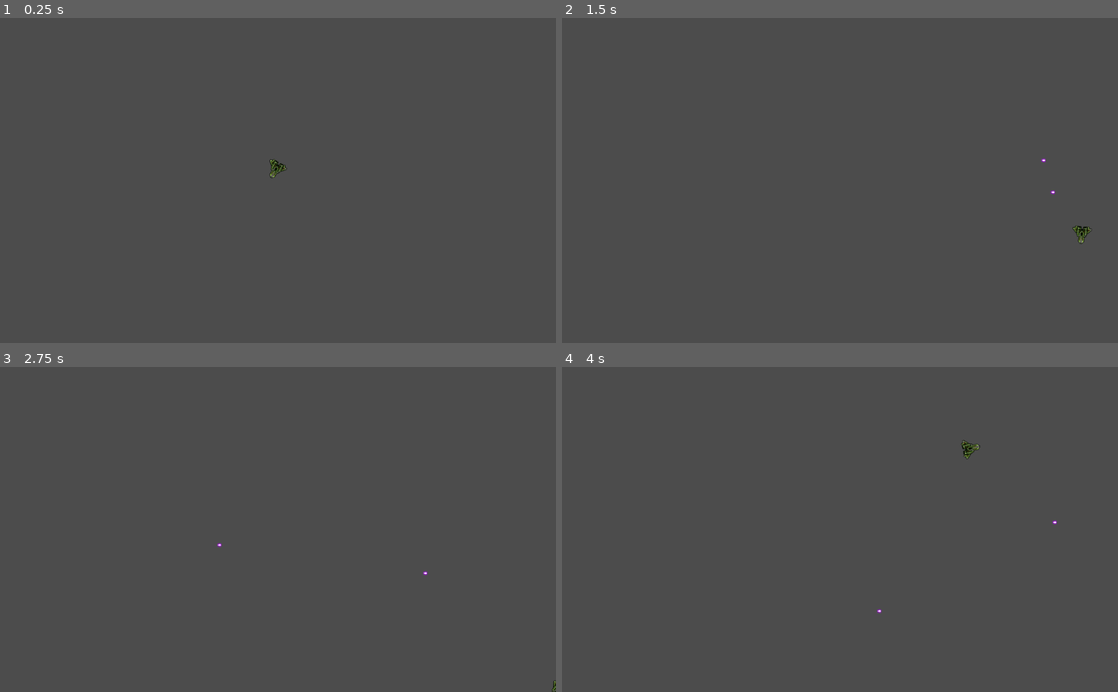
Above: before the commit, frames 1-4 (two rows, left to right).
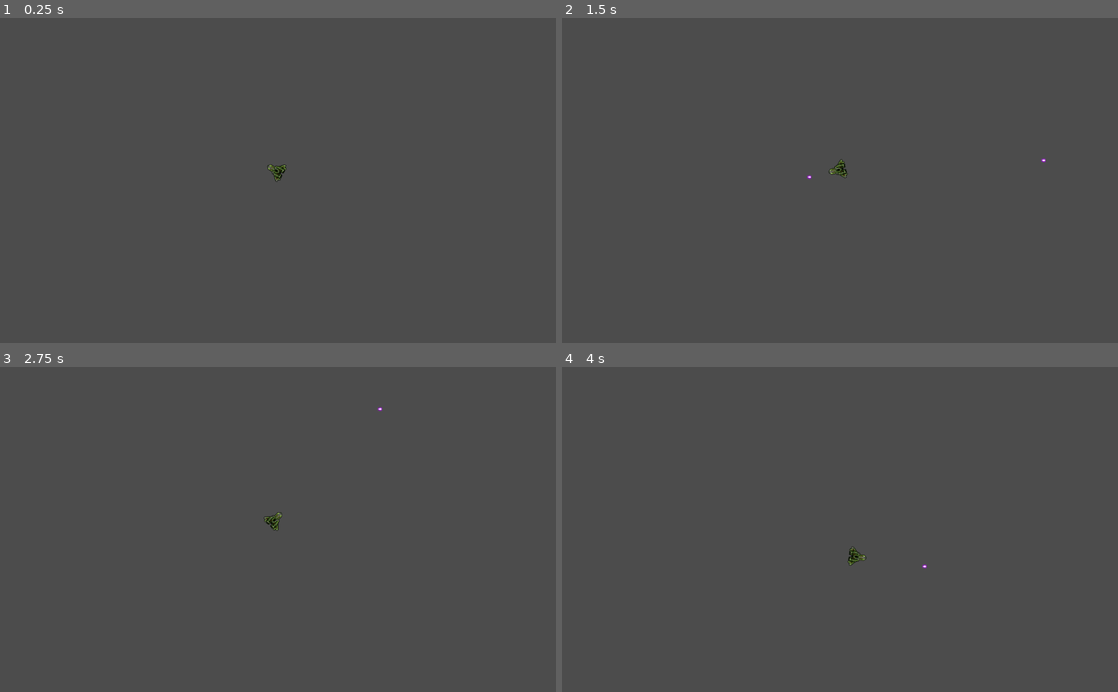
Above: after the commit, the same moments.

Repository: ThomasJRyan/BulletHellGame
Game: Godot game, scene res://Main.tscn
The game is run twice, just before and just after one commit, with the same random seed, the same clock (stepped at 60 frames per second) and the same inputs.
Inputs (mouse positions are in pixels of both pictures, inside the frame that each line leads up to):
- Up to frame 1 (0.25 s): no input
- Up to frame 2 (1.5 s): tap Enter at 0.5 s; move the mouse to (962, 164) at 0.52 s; press the mouse at (962, 164) at 0.53 s; hold D (MoveRight) 0.53-1.28 s; move the mouse to (728, 196) at 1.27 s; release the mouse at (728, 196) at 1.28 s; hold S (MoveDown) from 1.28 s (still down); click (728, 196) at 1.35 s
- Up to frame 3 (2.75 s): move the mouse to (333, 458) at 2.02 s; release S (MoveDown) at 2.03 s; press the mouse at (333, 458) at 2.03 s; hold D (MoveRight) from 2.03 s (still down)
- Up to frame 4 (4 s): tap Space at 2.75 s; move the mouse to (812, 594) at 2.77 s; release D (MoveRight) at 2.78 s; release the mouse at (812, 594) at 2.78 s; hold W (MoveUp) 2.78-3.53 s; click (812, 594) at 2.85 s; move the mouse to (1006, 578) at 3.52 s; press the mouse at (1006, 578) at 3.53 s; hold A (MoveLeft) from 3.53 s (still down)

The runs differ from the first frame. In frame 1, 0.1% of the frame differs, in the area x 48-52%, y 43-51%; in frame 2, 0.2%; in frame 3, 0.1%; in frame 4, 0.2%, in the area x 51-89%, y 22-76%.

Commit message:
Updated movement system

Diff:
--- a/Bullet.gd
+++ b/Bullet.gd
@@ -27,7 +27,7 @@
 
 func fire(pos):
 	fire_direction = (pos - position).normalized() * speed
-	print(fire_direction)
+#	print(fire_direction)
 # Called every frame. 'delta' is the elapsed time since the previous frame.
 #func _process(delta):
 #	pass
--- a/Player.gd
+++ b/Player.gd
@@ -4,8 +4,12 @@
 # Declare member variables here. Examples:
 # var a = 2
 # var b = "text"
-export var speed = 10
+export var max_speed = 150
+export var speed_step = 4
+var current_speed = 0
+
 export(PackedScene) var bullet_scene
+var velocity = Vector2()
 
 var inputs = {
 	"MoveUp": Vector2.UP,
@@ -27,15 +31,17 @@
 #			move(direction)
 
 func move_player():
-	look_at(get_global_mouse_position())
+	var mouse_position = get_global_mouse_position()
+	look_at(mouse_position)
 
-	var velocity = Vector2()
-	velocity.y += 1 if Input.is_action_pressed("MoveDown") else 0
-	velocity.y -= 1 if Input.is_action_pressed("MoveUp") else 0
-	velocity.x += 1 if Input.is_action_pressed("MoveRight") else 0
-	velocity.x -= 1 if Input.is_action_pressed("MoveLeft") else 0
+	velocity = Vector2()
 
-	move_and_collide(velocity.normalized() * speed)
+	if Input.is_action_pressed("MoveUp"):
+		current_speed += speed_step if current_speed <= max_speed else 0
+	else:
+		current_speed -= speed_step / 2 if current_speed > 0 else 0
+
+	velocity = Vector2(current_speed, 0).rotated(rotation)
 
 	var screensize = get_viewport().size
 	position.x = clamp(position.x, 0, screensize.x)
@@ -53,6 +59,8 @@
 
 func _physics_process(delta):
 	move_player()
+	velocity = move_and_slide(velocity)
+#	position.move_toward(velocity, delta * max_speed)
 
 func _input(event):
 	if event.is_action_pressed("Fire"):
--- a/Player.tscn
+++ b/Player.tscn
@@ -18,12 +18,14 @@
 } ]
 
 [sub_resource type="RectangleShape2D" id=2]
+extents = Vector2( 5.625, 5.6962 )
 
 [node name="Player" type="KinematicBody2D"]
 script = ExtResource( 1 )
 bullet_scene = ExtResource( 3 )
 
 [node name="AnimatedSprite" type="AnimatedSprite" parent="."]
+rotation = 1.57079
 frames = SubResource( 1 )
 
 [node name="CollisionShape2D" type="CollisionShape2D" parent="."]
